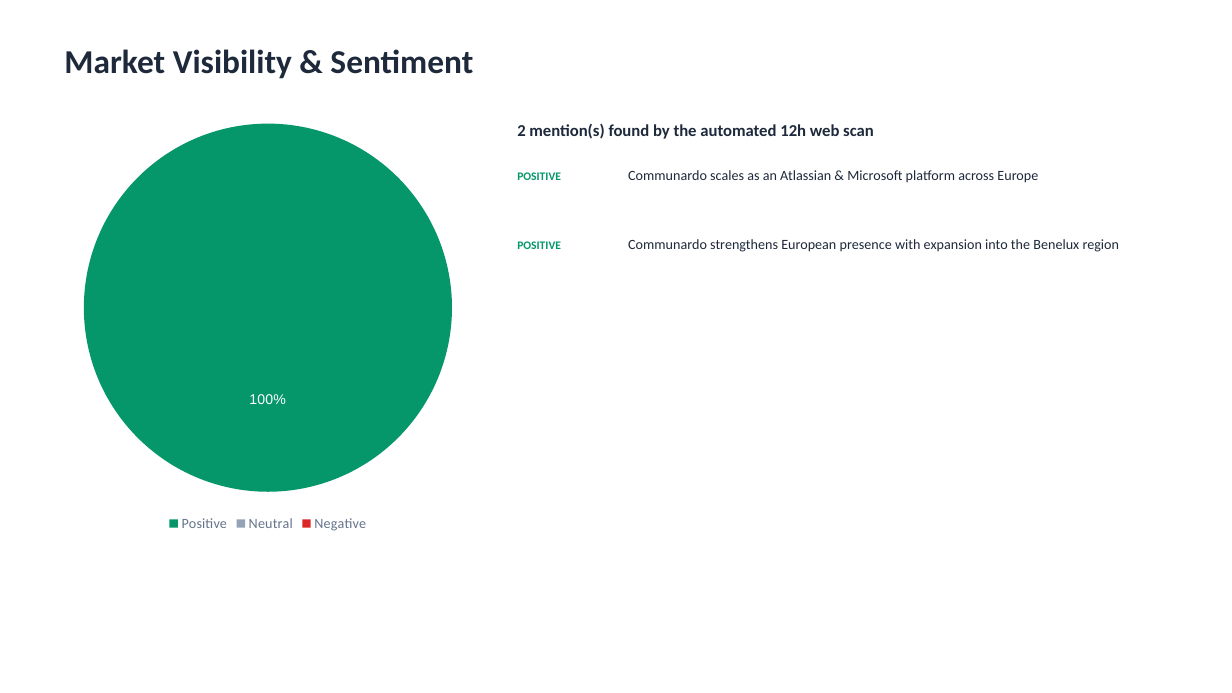
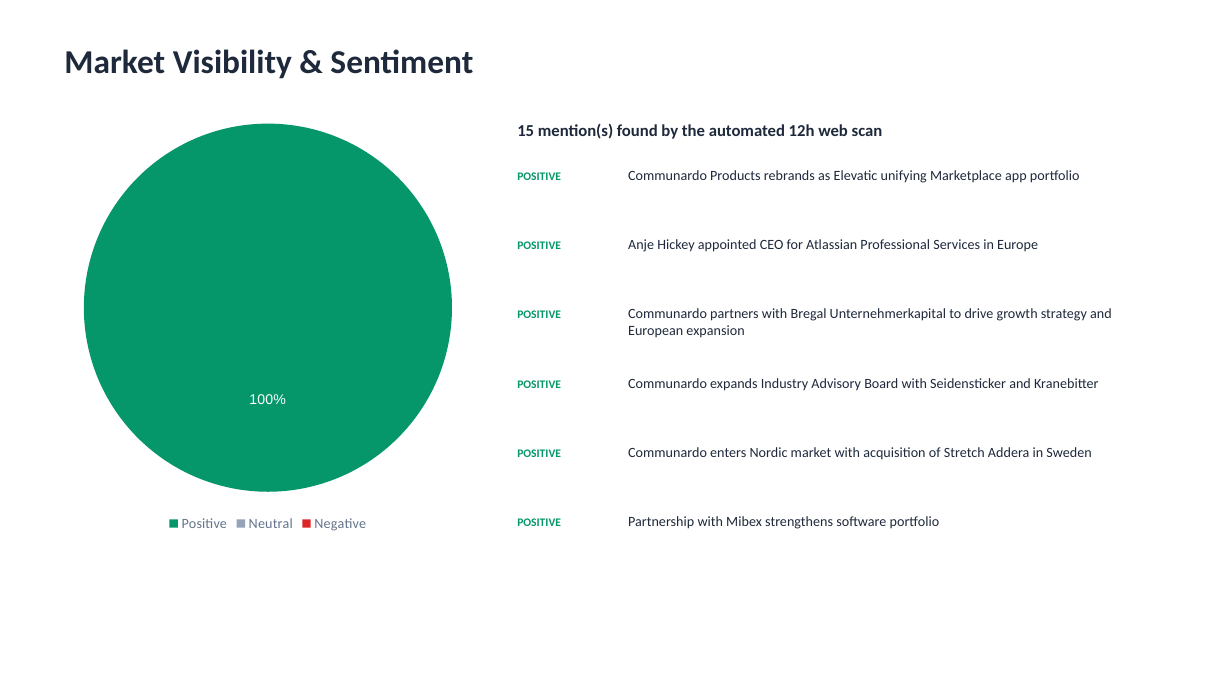
Before and after one commit to smojsak-code/orbit2, a slide deck: slide 5 of reports/Orbit2_Deck_Atlassian_2026-Q3.pptx. Drawn at 1232x693 pixels with LibreOffice and Linux fonts; fonts in the diff are those of the drawing. Boxes give left, top, right and bottom in pixels: in the first picture for what was removed or moved away, otherwise in the second. Text is boxed around its words. In the diff, an @@ line names an element or a change of style, - is before the commit and + after.

```diff
--- a/reports/Orbit2_Deck_Atlassian_2026-Q3.pptx
+++ b/reports/Orbit2_Deck_Atlassian_2026-Q3.pptx
@@ text at [517,124,883,139]: text changed @@
-2 mention(s) found by the automated 12h web scan
+15 mention(s) found by the automated 12h web scan
@@ text at [628,170,1080,183]: text changed @@
-Communardo scales as an Atlassian & Microsoft platform across Europe
+Communardo Products rebrands as Elevatic unifying Marketplace app portfolio
@@ text at [628,239,1038,252]: text changed @@
-Communardo strengthens European presence with expansion into the Benelux region
+Anje Hickey appointed CEO for Atlassian Professional Services in Europe
@@ text added at [517,310,561,318], 9 pt, text #059669, bold @@
+POSITIVE
@@ text added at [628,308,1112,338], 11 pt, text #1E293B @@
+Communardo partners with Bregal Unternehmerkapital to drive growth strategy and European expansion
@@ text added at [517,380,561,388], 9 pt, text #059669, bold @@
+POSITIVE
@@ text added at [628,378,1098,391], 11 pt, text #1E293B @@
+Communardo expands Industry Advisory Board with Seidensticker and Kranebitter
@@ text added at [517,449,561,457], 9 pt, text #059669, bold @@
+POSITIVE
@@ text added at [628,447,1091,460], 11 pt, text #1E293B @@
+Communardo enters Nordic market with acquisition of Stretch Addera in Sweden
@@ text added at [517,518,561,526], 9 pt, text #059669, bold @@
+POSITIVE
@@ text added at [628,516,940,529], 11 pt, text #1E293B @@
+Partnership with Mibex strengthens software portfolio
```
Also in this commit, not shown: 1 other slide changed, 15 other files.
